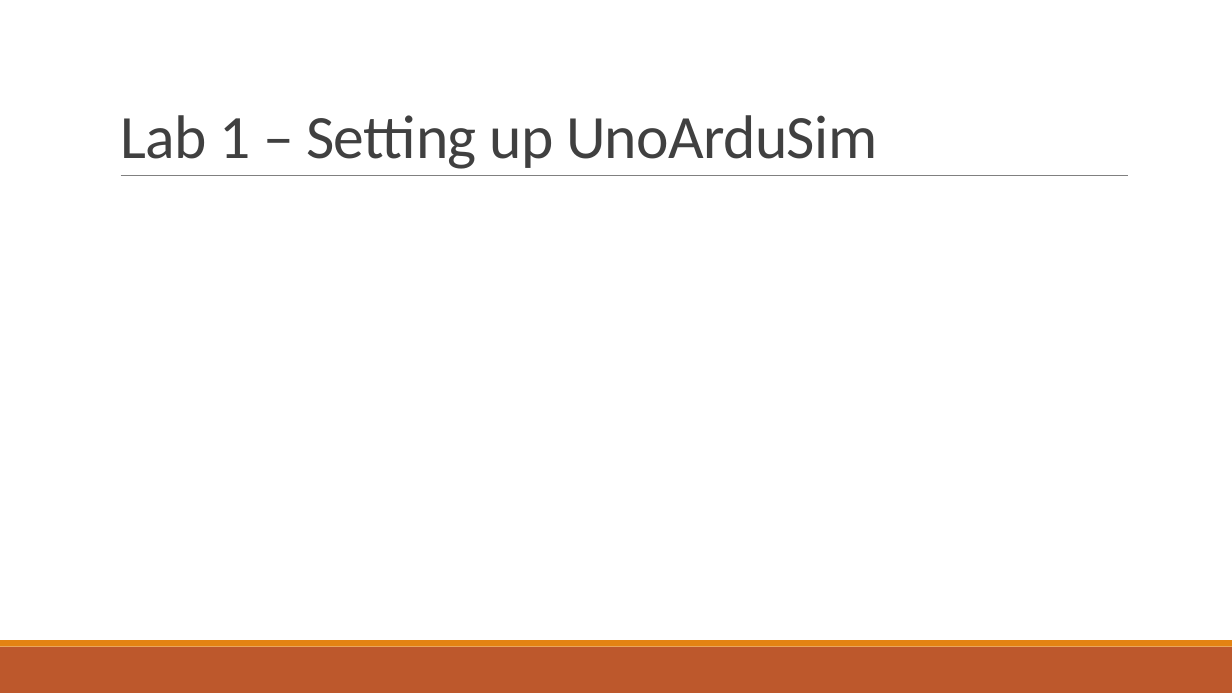
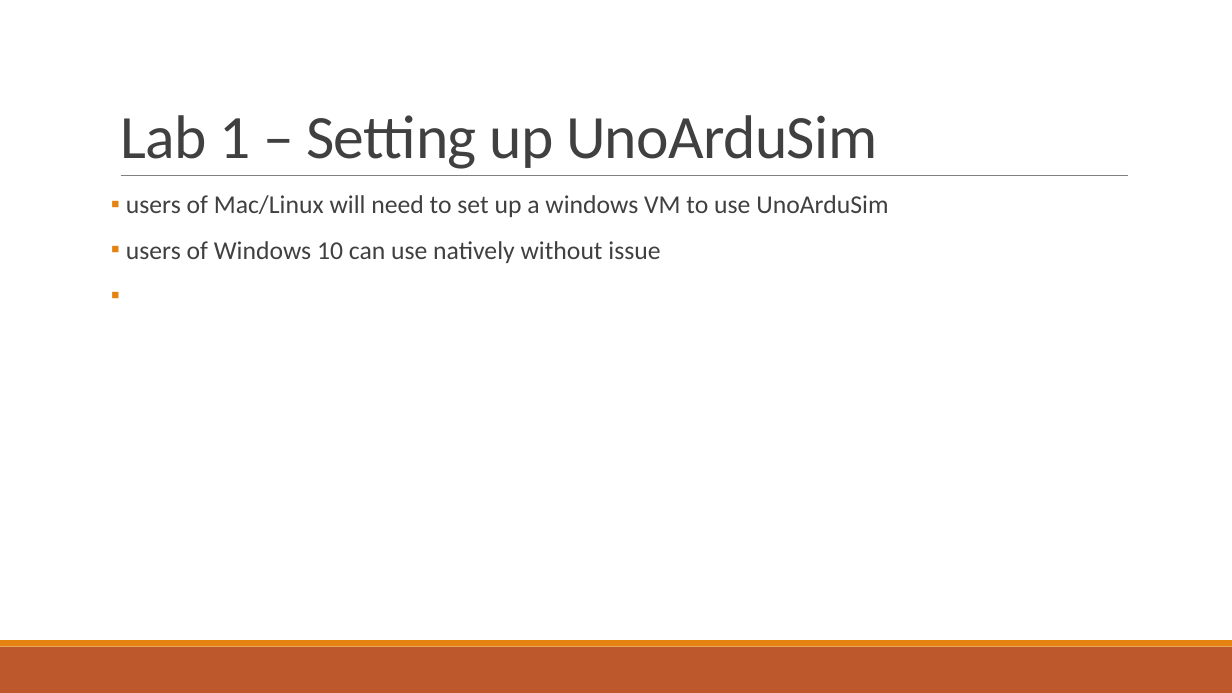
Before and after one commit to RyanZurrin/cs341, a slide deck: slide 9 of lab1/CS 341 Lab introduction.pptx (slide 8 before the commit). Drawn at 1232x693 pixels with LibreOffice and Linux fonts; fonts in the diff are those of the drawing. Boxes give left, top, right and bottom in pixels: in the first picture for what was removed or moved away, otherwise in the second. Text is boxed around its words. In the diff, an @@ line names an element or a change of style, - is before the commit and + after.

```diff
--- a/lab1/CS 341 Lab introduction.pptx
+++ b/lab1/CS 341 Lab introduction.pptx
@@ text added at box(126, 195, 888, 263), 20 pt, text #404040 @@
+▪ users of Mac/Linux will need to set up a windows VM to use UnoArduSim
+▪ users of Windows 10 can use natively without issue
```
Also in this commit, not shown: 1 other slide changed, 1 slide added.
